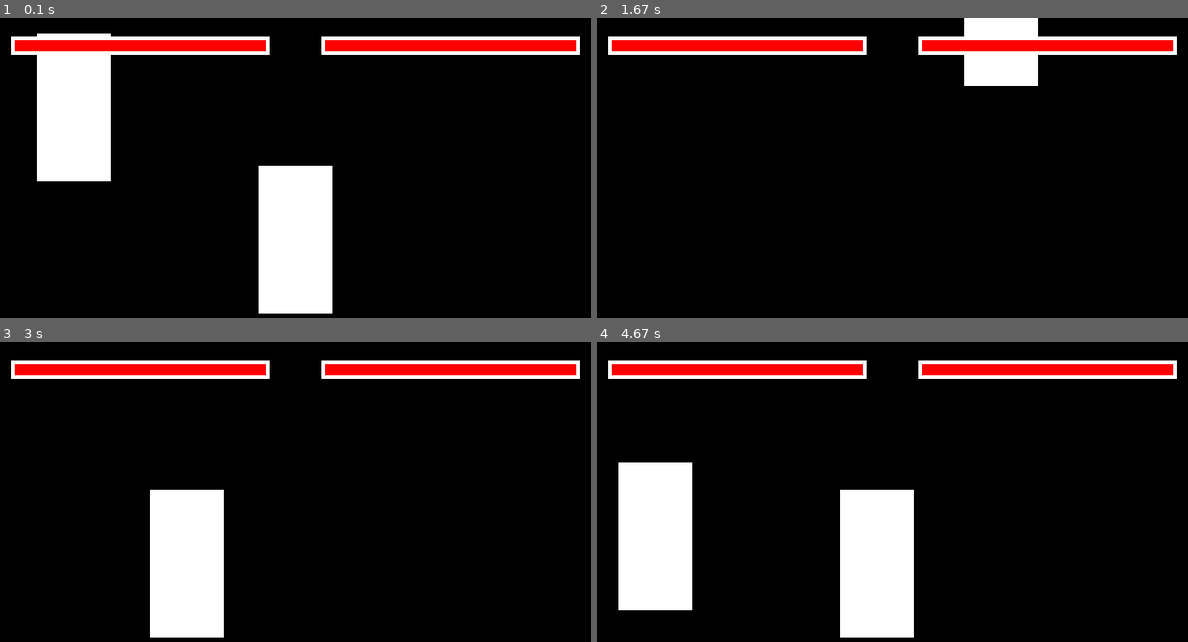
Above: before the commit, frames 1-4 (two rows, left to right).
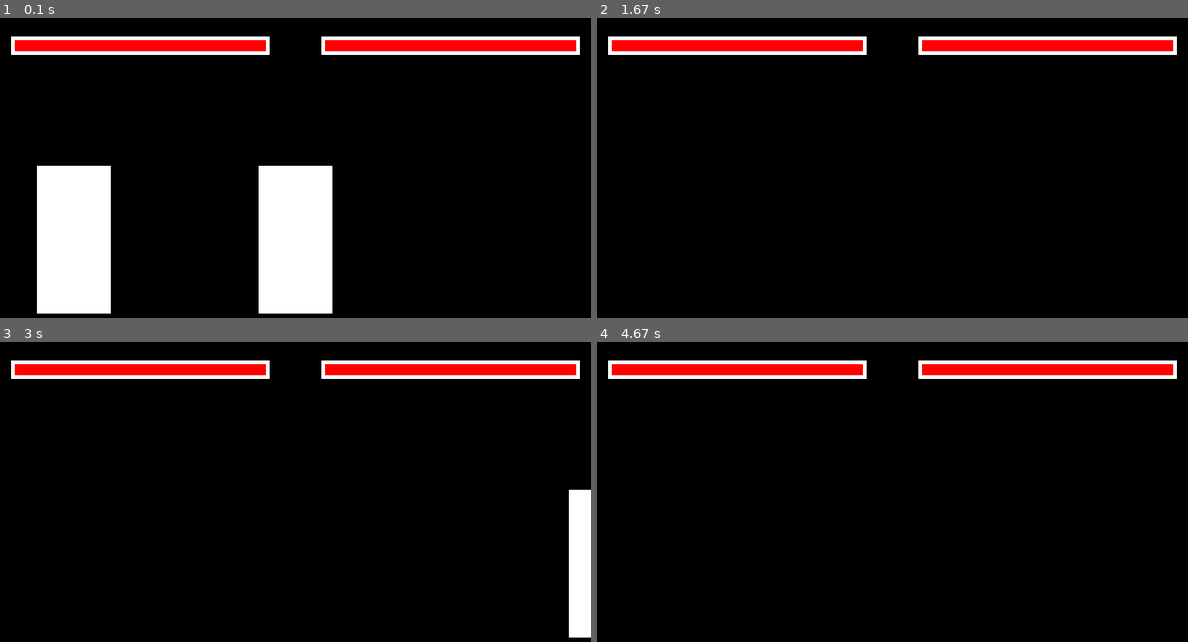
Above: after the commit, the same moments.

Repository: AJHS-Kelley/8b-ajhs-game-programming-23-24-MajinMusic
Game: pygame game, started from gameProgramming/09_finalProject/finalProject.py
Two runs of this game, one before a commit and one after it. Both use one fixed random seed, a clock stepped at 60 frames per second and the inputs below.
Inputs:
- Up to frame 1 (0.1 s): no input
- Up to frame 2 (1.67 s): tap Space at 0.33, 0.73, 1.03, 1.23 s; hold Right 0.67-1.13 s; hold D 0.67-1.13 s; hold Up 1.17-1.47 s
- Up to frame 3 (3 s): hold Left 2-2.53 s; hold A 2-2.53 s; tap Space at 2.07, 2.37, 2.63, 2.93 s; hold Left 2.57-2.97 s; hold A 2.57-2.97 s
- Up to frame 4 (4.67 s): hold Up 3-3.37 s; tap Space at 3.07, 4.63 s; hold Right from 4.57 s (still down); hold D from 4.57 s (still down)

The runs differ from the first frame. In frame 1, 10% of the frame differs, in the area x 6-19%, y 5-99%; in frame 2, 2.1%; in frame 3, 8.0%; in frame 4, 12%, in the area x 3-54%, y 40-99%.

Commit message:
finalProject.py v0.2.2
fixed jump for player 1.

Diff:
--- a/gameProgramming/09_finalProject/finalProject.py
+++ b/gameProgramming/09_finalProject/finalProject.py
@@ -1,4 +1,4 @@
-# Final Project, Jacob Desha, v0.2.1
+# Final Project, Jacob Desha, v0.2.2
 import pygame
 from sys import exit
 import random
@@ -11,7 +11,8 @@
 yAxis = y
 width = 100
 height = 200
-vel = 10
+player1_vel = 0
+player2_vel = 0
 player1_gravity = 0
 player1_Speed = 0
 player2_Speed = 0
@@ -37,6 +38,21 @@
 cpuHealth = 0
 damage = 0
 cpudamage = 0
+
+
+def jump1():
+    global player1_vel
+    global player1_Speed
+    global player1_gravity
+    player1_gravity = -20
+    player1_Speed = player1_vel
+
+def jump2():
+    global player2_Speed
+    global player2_gravity
+    player2_gravity = -20
+    player2_Speed = player2_Speed
+
 
 # difficulty = int(input("Please choose a difficulty. Enter 1 for EASY or 2 for HARD.\n"))
 
@@ -66,7 +82,7 @@
 
 #create players
 player1_surface = pygame.image.load('img\square.png').convert()
-player1_rect = player1_surface.get_rect(midbottom = (100,200))
+player1_rect = player1_surface.get_rect(midbottom = (100,400))
 player2_surface = pygame.image.load('img\square.png').convert()
 player2_rect = player2_surface.get_rect(midbottom = (400,400))
 
@@ -81,49 +97,54 @@
         # if keys[pygame.K_d]:
         #     test_SRect.x += vel
 
+        # if event.type == pygame.KEYDOWN:
+        #     if event.key == pygame.K_SPACE:
+        #         jump1()
+        # if event.type == pygame.KEYDOWN:
+        #     if event.key == pygame.K_UP:
+        #         jump2()
+    if player1_vel > 0 and player1_rect.bottom > 400:
+        player1_Speed = player1_vel
+    elif keys[pygame.K_d]:
+        player1_Speed = 20
+        player1_vel = 20
+        player1_Speed += 1
+    elif keys[pygame.K_a]:
+        player1_Speed = -20
+        player1_vel = -20
+        player1_Speed -= 1
+    elif player1_rect.bottom == 400:
+        player1_Speed = 0
+    if keys[pygame.K_SPACE]:
+        jump1()
 
-        if event.type == pygame.KEYDOWN:
-            if event.key == pygame.K_d:
-                player1_Speed = 20
-                player1_Speed += 1
-        if event.type == pygame.KEYDOWN:
-            if event.key == pygame.K_a:
-                player1_Speed = -20
-                player1_Speed -= 1
-        if event.type == pygame.KEYUP:
-            if event.key == pygame.K_a or pygame.K_d:
-                player1_Speed = 0
-        if keys[pygame.K_SPACE]:
-            player1_gravity = -20
-
-        if event.type == pygame.KEYDOWN:
-            if event.key == pygame.K_RIGHT:
-                player2_Speed = 20
-                player2_Speed += 1
-        if event.type == pygame.KEYDOWN:
-            if event.key == pygame.K_LEFT:
-                player2_Speed = -20
-                player2_Speed -= 1
-        if event.type == pygame.KEYUP:
-            if event.key == pygame.K_LEFT or pygame.K_RIGHT:
-                player2_Speed = 0
-        if keys[pygame.K_UP]:
-            player2_gravity = -20
+    if keys[pygame.K_RIGHT]:
+        player2_Speed = 20
+        player2_Speed += 1
+    elif keys[pygame.K_LEFT]:
+        player2_Speed = -20
+        player2_Speed -= 1
+    elif player2_rect == 400:
+        player2_Speed = 0
+    if keys[pygame.K_UP]:
+        jump2()
 
 
 
     player2_gravity += 1
-    player1_gravity += 1
     player2_rect.x += player2_Speed
     player1_rect.x += player1_Speed
     player1_rect.y += player1_gravity
     player2_rect.y += player2_gravity
-    print(player1_rect.bottom)
     print(player1_Speed)
 
-    if player1_rect.bottom > 401:
+    if player1_rect.bottom > 400:
         player1_rect.bottom = 400
         screen.blit(player1_surface, player1_rect)
+    elif player1_rect.bottom < 300:
+        player1_gravity += 1.5
+
+    print(player1_vel)
     if player2_rect.bottom > 401:
         player2_rect.bottom = 400
         screen.blit(player2_surface, player2_rect)
